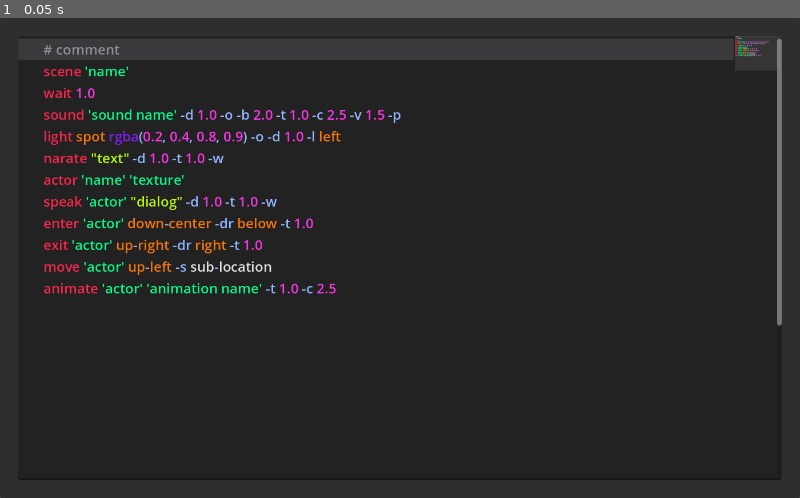
Above: before the commit, frame 1.
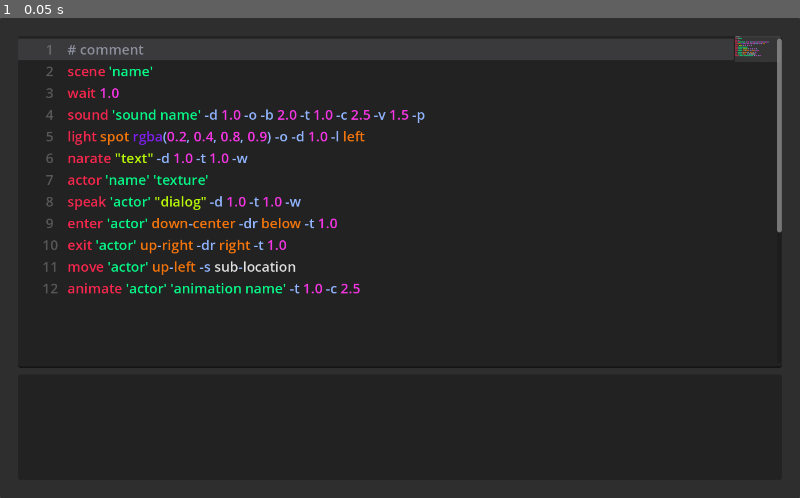
Above: after the commit, the same moment.

Repository: Wake1st/auguste
Game: Godot game, scene res://ui/editor/ide.tscn
Two runs of this game, one before a commit and one after it. Both use one fixed random seed, a clock stepped at 60 frames per second and the inputs below. The project has no main scene, so this scene is started directly.
Inputs:
- Up to frame 1 (0.05 s): no input

The runs differ from the first frame. In frame 1, 4.2% of the frame differs, in the area x 5-98%, y 5-65%.

Commit message:
adding errors

Diff:
--- /dev/null
+++ b/resources/errors/EditorError.gd
@@ -0,0 +1,5 @@
+class_name EditorError
+
+
+var location: Vector2
+var message: String
--- /dev/null
+++ b/resources/errors/Errors.gd
@@ -0,0 +1,36 @@
+class_name Errors
+
+
+enum Types {
+	ACTION_NOT_RECOGNISED,
+	PARAM_NOT_RECOGNISED,
+	ACTOR_NOT_RECOGNISED,
+	TEXTURE_NOT_RECOGNISED,
+	SOUND_NOT_RECOGNISED,
+	ANIMATION_NOT_RECOGNISED,
+	LOCATION_NOT_RECOGNISED,
+	DIRECTION_NOT_RECOGNISED,
+	INVALID_NUMBER,
+}
+
+static var messages: Dictionary[Types, String] = {
+	Types.ACTION_NOT_RECOGNISED: "'%' is not an action.",
+	Types.PARAM_NOT_RECOGNISED: "'%' is not a param for '%'.",
+	Types.ACTOR_NOT_RECOGNISED: "Cannot find actor '%'.",
+	Types.TEXTURE_NOT_RECOGNISED: "Cannot find texture '%'.",
+	Types.SOUND_NOT_RECOGNISED: "Cannot find sound '%'.",
+	Types.ANIMATION_NOT_RECOGNISED: "'%' is not an animation.",
+	Types.LOCATION_NOT_RECOGNISED: "'%' is not a location.",
+	Types.DIRECTION_NOT_RECOGNISED: "'%' is not a direction.",
+	Types.INVALID_NUMBER: "'%' is not a valid number.",
+}
+
+static var suggestions: Array[String] = [
+	"-Check the spelling.",
+	"-Refer to the documentation.",
+	"-Reach out for support."
+]
+
+
+static func get_message(type: Types, args: Array[String]) -> String:
+	return messages[type] % args
--- a/ui/editor/ide.gd
+++ b/ui/editor/ide.gd
@@ -12,6 +12,7 @@
 const KEYWORD_COLOR: Color = Color("f2740c")
 
 @onready var code_edit: CodeEdit = %CodeEdit
+@onready var error_container: VBoxContainer = %VBoxContainer
 
 
 func _ready() -> void:
@@ -34,15 +35,6 @@
 	pass # Replace with function body.
 
 func _on_code_edit_caret_changed():
-	pass # Replace with function body.
-
-func _on_code_edit_gutter_added():
-	pass # Replace with function body.
-
-func _on_code_edit_gutter_clicked(line, gutter):
-	pass # Replace with function body.
-
-func _on_code_edit_gutter_removed():
 	pass # Replace with function body.
 
 func _on_code_edit_lines_edited_from(from_line, to_line):
--- a/ui/editor/ide.tscn
+++ b/ui/editor/ide.tscn
@@ -32,7 +32,11 @@
 theme_override_constants/margin_right = 32
 theme_override_constants/margin_bottom = 32
 
-[node name="CodeEdit" type="CodeEdit" parent="Panel/MarginContainer"]
+[node name="VSplitContainer" type="VSplitContainer" parent="Panel/MarginContainer"]
+layout_mode = 2
+split_offset = 580
+
+[node name="CodeEdit" type="CodeEdit" parent="Panel/MarginContainer/VSplitContainer"]
 unique_name_in_owner = true
 layout_mode = 2
 theme_override_font_sizes/font_size = 24
@@ -56,17 +60,27 @@
 highlight_all_occurrences = true
 highlight_current_line = true
 gutters_draw_breakpoints_gutter = true
+gutters_draw_line_numbers = true
 auto_brace_completion_highlight_matching = true
 
-[connection signal="breakpoint_toggled" from="Panel/MarginContainer/CodeEdit" to="." method="_on_code_edit_breakpoint_toggled"]
-[connection signal="caret_changed" from="Panel/MarginContainer/CodeEdit" to="." method="_on_code_edit_caret_changed"]
-[connection signal="code_completion_requested" from="Panel/MarginContainer/CodeEdit" to="." method="_on_code_edit_code_completion_requested"]
-[connection signal="gutter_added" from="Panel/MarginContainer/CodeEdit" to="." method="_on_code_edit_gutter_added"]
-[connection signal="gutter_clicked" from="Panel/MarginContainer/CodeEdit" to="." method="_on_code_edit_gutter_clicked"]
-[connection signal="gutter_removed" from="Panel/MarginContainer/CodeEdit" to="." method="_on_code_edit_gutter_removed"]
-[connection signal="lines_edited_from" from="Panel/MarginContainer/CodeEdit" to="." method="_on_code_edit_lines_edited_from"]
-[connection signal="symbol_hovered" from="Panel/MarginContainer/CodeEdit" to="." method="_on_code_edit_symbol_hovered"]
-[connection signal="symbol_lookup" from="Panel/MarginContainer/CodeEdit" to="." method="_on_code_edit_symbol_lookup"]
-[connection signal="symbol_validate" from="Panel/MarginContainer/CodeEdit" to="." method="_on_code_edit_symbol_validate"]
-[connection signal="text_changed" from="Panel/MarginContainer/CodeEdit" to="." method="_on_code_edit_text_changed"]
-[connection signal="text_set" from="Panel/MarginContainer/CodeEdit" to="." method="_on_code_edit_text_set"]
+[node name="Panel" type="Panel" parent="Panel/MarginContainer/VSplitContainer"]
+layout_mode = 2
+
+[node name="VBoxContainer" type="VBoxContainer" parent="Panel/MarginContainer/VSplitContainer/Panel"]
+unique_name_in_owner = true
+layout_mode = 1
+anchors_preset = 15
+anchor_right = 1.0
+anchor_bottom = 1.0
+grow_horizontal = 2
+grow_vertical = 2
+
+[connection signal="breakpoint_toggled" from="Panel/MarginContainer/VSplitContainer/CodeEdit" to="." method="_on_code_edit_breakpoint_toggled"]
+[connection signal="caret_changed" from="Panel/MarginContainer/VSplitContainer/CodeEdit" to="." method="_on_code_edit_caret_changed"]
+[connection signal="code_completion_requested" from="Panel/MarginContainer/VSplitContainer/CodeEdit" to="." method="_on_code_edit_code_completion_requested"]
+[connection signal="lines_edited_from" from="Panel/MarginContainer/VSplitContainer/CodeEdit" to="." method="_on_code_edit_lines_edited_from"]
+[connection signal="symbol_hovered" from="Panel/MarginContainer/VSplitContainer/CodeEdit" to="." method="_on_code_edit_symbol_hovered"]
+[connection signal="symbol_lookup" from="Panel/MarginContainer/VSplitContainer/CodeEdit" to="." method="_on_code_edit_symbol_lookup"]
+[connection signal="symbol_validate" from="Panel/MarginContainer/VSplitContainer/CodeEdit" to="." method="_on_code_edit_symbol_validate"]
+[connection signal="text_changed" from="Panel/MarginContainer/VSplitContainer/CodeEdit" to="." method="_on_code_edit_text_changed"]
+[connection signal="text_set" from="Panel/MarginContainer/VSplitContainer/CodeEdit" to="." method="_on_code_edit_text_set"]
--- /dev/null
+++ b/ui/editor/script_error_button.gd
@@ -0,0 +1,15 @@
+class_name ScriptErrorButton
+extends Button
+
+
+signal selected(location: Vector2)
+
+var error: EditorError
+
+func create(e: EditorError) -> void:
+	error = e
+	text = e.message
+
+
+func _on_pressed() -> void:
+	selected.emit(error.location)
--- /dev/null
+++ b/ui/editor/script_error_button.tscn
@@ -0,0 +1,14 @@
+[gd_scene load_steps=2 format=3 uid="uid://174528xdsttu"]
+
+[ext_resource type="Script" uid="uid://bvwwc4yrhd2o2" path="res://ui/editor/script_error_button.gd" id="1_gupsf"]
+
+[node name="ScriptErrorButton" type="Button"]
+anchors_preset = 10
+anchor_right = 1.0
+offset_bottom = 8.0
+grow_horizontal = 2
+text = "ERROR"
+alignment = 0
+script = ExtResource("1_gupsf")
+
+[connection signal="pressed" from="." to="." method="_on_pressed"]
Not shown, added: resources/errors/EditorError.gd.uid
Not shown, added: resources/errors/Errors.gd.uid
Not shown, added: ui/editor/script_error_button.gd.uid
